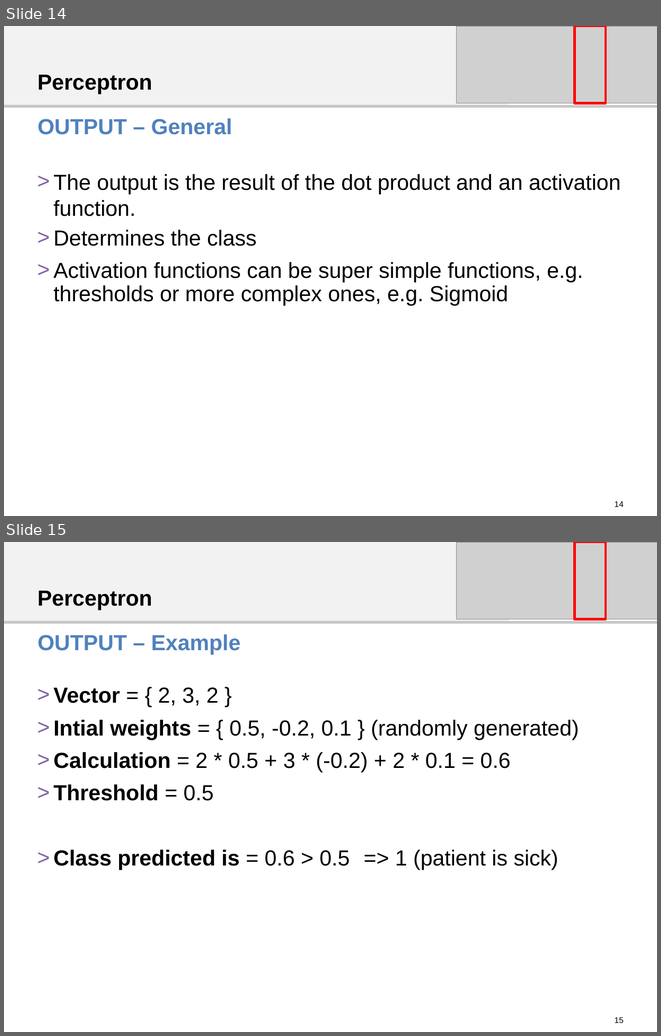
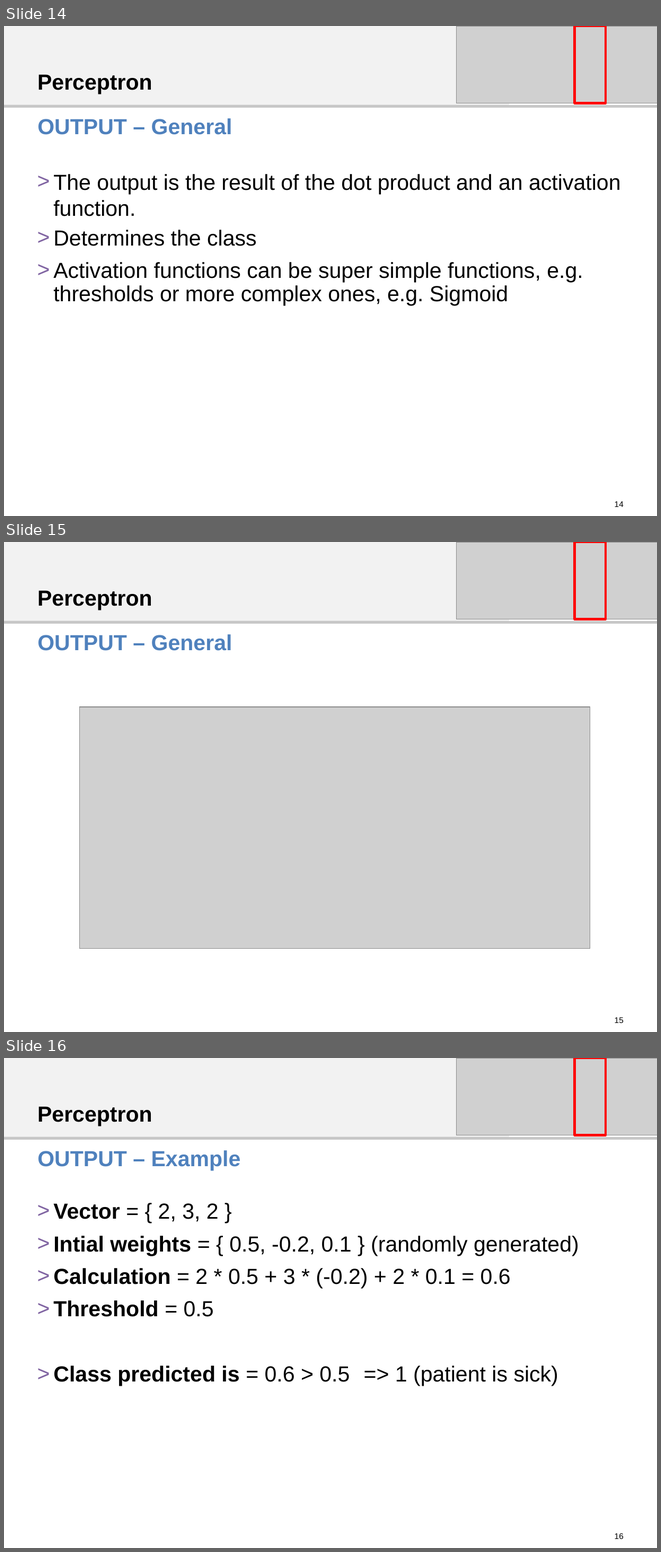
Before and after one commit to DH-Cologne/SummerSchool2019, a slide deck: docs/neural_networks.odp. Shown one above the other, each under a label of ours: slides 14 and 15 before the commit, slides 14, 15 and 16 after it. The pictures are 661x1036 and 661x1552 pixels, drawn with LibreOffice and Linux fonts; fonts in the diff are those of the drawing; grey boxes stand for pictures. Boxes give left, top, right and bottom in pixels: in the first picture for what was removed or moved away, otherwise in the second. Text is boxed around its words. In the diff, an @@ line names an element or a change of style, - is before the commit and + after.

```diff
--- a/docs/neural_networks.odp
+++ b/docs/neural_networks.odp
@@ slide 15 added at box(4, 542, 657, 1032), background #FFFFFF; not listed: 3 template elements that a slide beside it also shows @@
@@ picture added at box(457, 542, 657, 619) @@
@@ rectangle added at box(575, 542, 606, 619), outline #FF0000 2.75 pt @@
@@ text added at box(37, 590, 152, 610), 24 pt, text #000000, bold @@
+Perceptron
@@ text added at box(37, 634, 232, 651), 24 pt, text #4F81BD, bold @@
+OUTPUT – General
@@ picture added at box(79, 706, 590, 948) @@
@@ what was slide 15 is now slide 16 @@
@@ page number at box(615, 1533, 624, 1539): text changed @@
-15
+16
```
Also in this commit, not shown: 1 slide changed, 1 other file.
